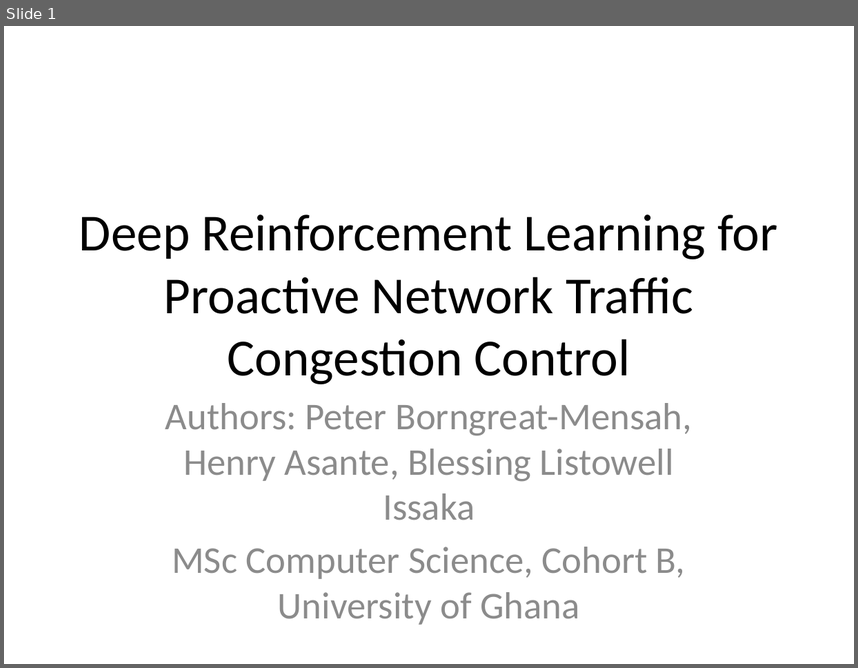
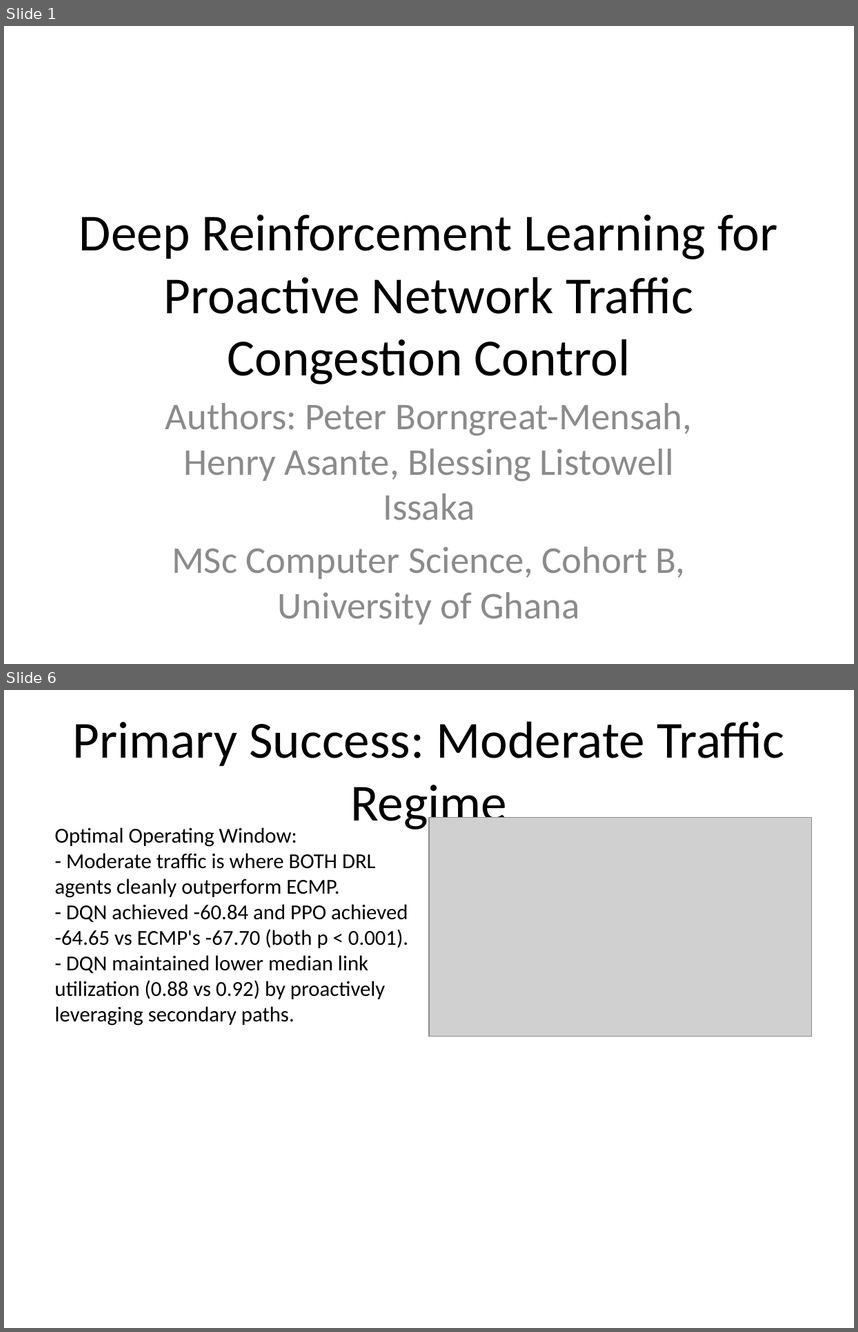
Before and after one commit to PipetteGh/Deep-Reinforcement-Learning-for-Proactive-Network-Traffic-Congestion-Control-and-Load-Balancing, a slide deck: final_presentation.pptx. Shown one above the other, each under a label of ours: slide 1 before the commit, slides 1 and 6 after it; the slides between them are not shown. The pictures are 858x668 and 858x1332 pixels, drawn with LibreOffice and Linux fonts; fonts in the diff are those of the drawing; grey boxes stand for pictures. Boxes give left, top, right and bottom in pixels: in the first picture for what was removed or moved away, otherwise in the second. Text is boxed around its words. In the diff, an @@ line names an element or a change of style, - is before the commit and + after.

```diff
--- a/final_presentation.pptx
+++ b/final_presentation.pptx
@@ slide 6 added at [4,690,854,1328], background #FFFFFF @@
@@ title added at [72,721,784,833], 44 pt, text #000000 @@
+Primary Success: Moderate Traffic Regime
@@ text added at [55,827,408,1025], 18 pt, text #000000 @@
+Optimal Operating Window:
+- Moderate traffic is where BOTH DRL agents cleanly outperform ECMP.
+- DQN achieved -60.84 and PPO achieved -64.65 vs ECMP's -67.70 (both p < 0.001).
+- DQN maintained lower median link utilization (0.88 vs 0.92) by proactively leveraging secondary paths.
@@ picture added at [429,818,811,1036] @@
```
Also in this commit, not shown: 5 slides changed, 3 other slides added, 6 slides removed, 17 other files.
